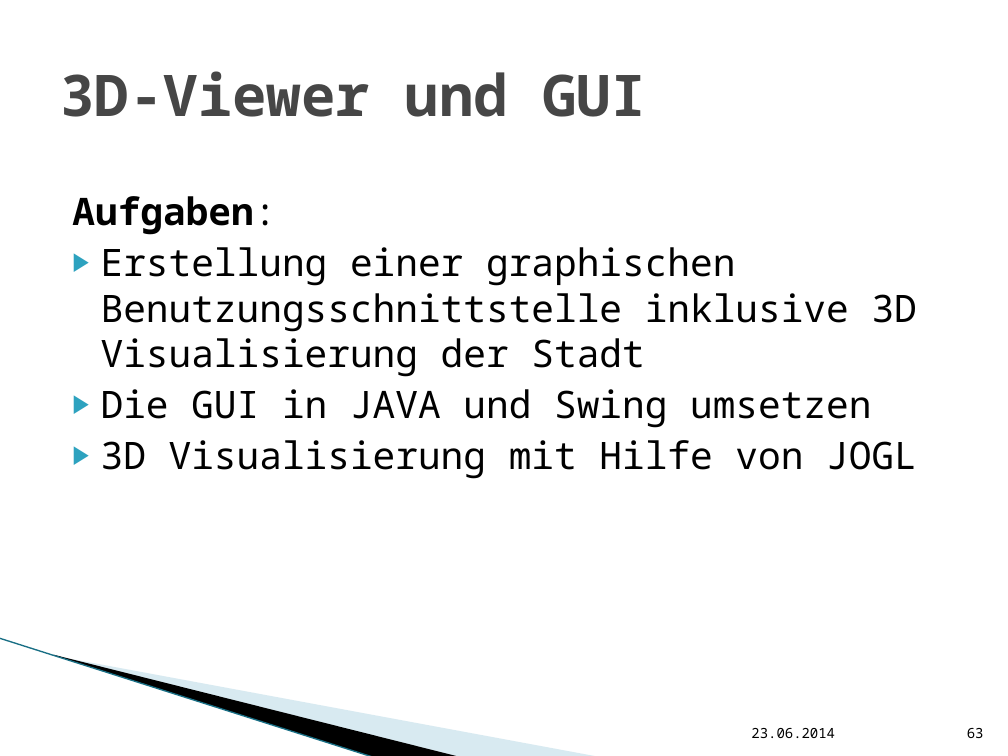
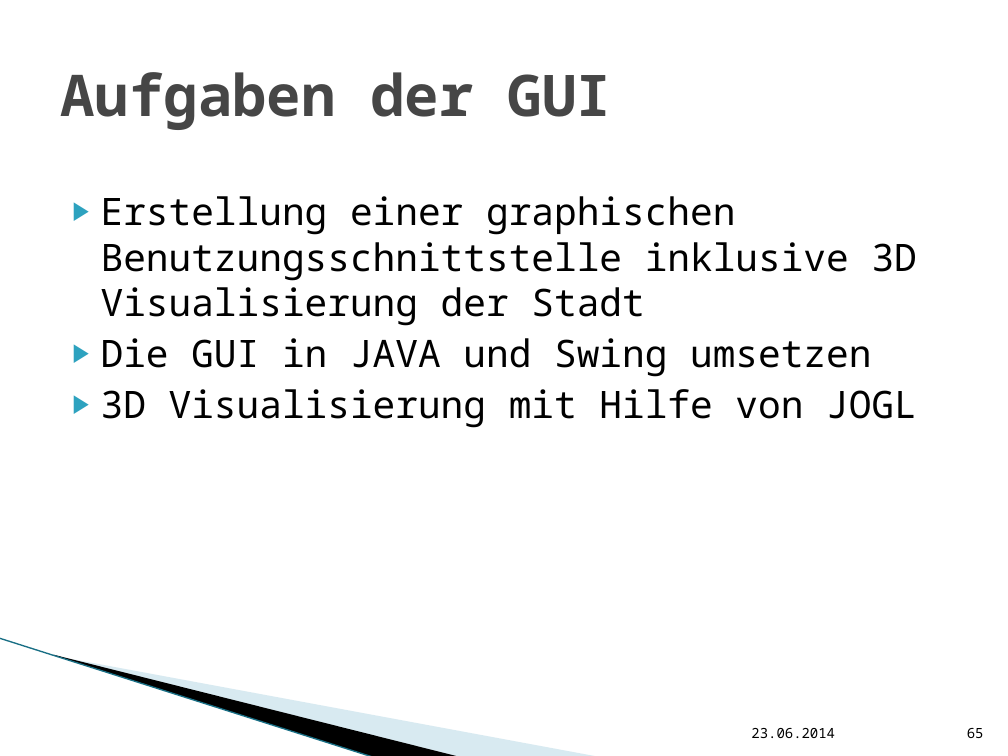
Before and after one commit to hft-swp/stuff, a slide deck: slide 65 of doku/präsentation nicht komplett/vCity-Präsentation.pptx (slide 63 before the commit). Drawn at 1008x756 pixels with LibreOffice and Linux fonts; fonts in the diff are those of the drawing; background and template pictures are left out. Boxes give left, top, right and bottom in pixels: in the first picture for what was removed or moved away, otherwise in the second. Text is boxed around its words. In the diff, an @@ line names an element or a change of style, - is before the commit and + after.

```diff
--- a/doku/präsentation nicht komplett/vCity-Präsentation.pptx
+++ b/doku/präsentation nicht komplett/vCity-Präsentation.pptx
@@ title at [60,72,611,130]: text changed @@
-3D-Viewer und GUI
+Aufgaben der GUI
@@ text at [72,196,276,235]: paragraph removed @@
-Aufgaben:
@@ page number at [967,728,984,738]: text changed @@
-63
+65
```
Also in this commit, not shown: 6 other slides changed, 3 slides added, 1 slide removed.
